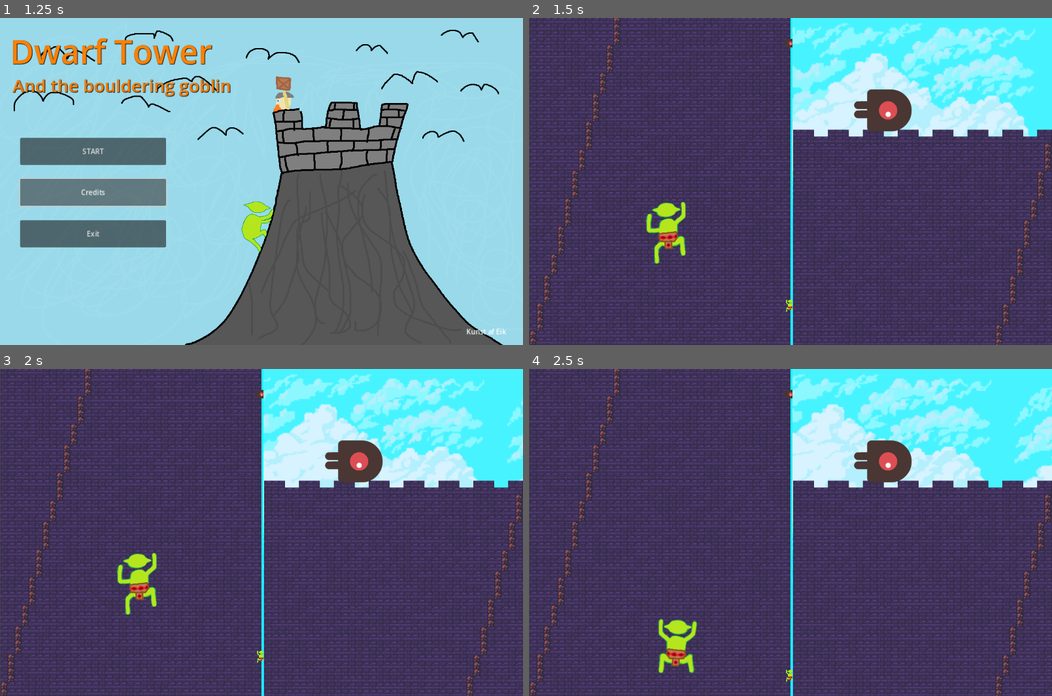
Above: before the commit, frames 1-4 (two rows, left to right).
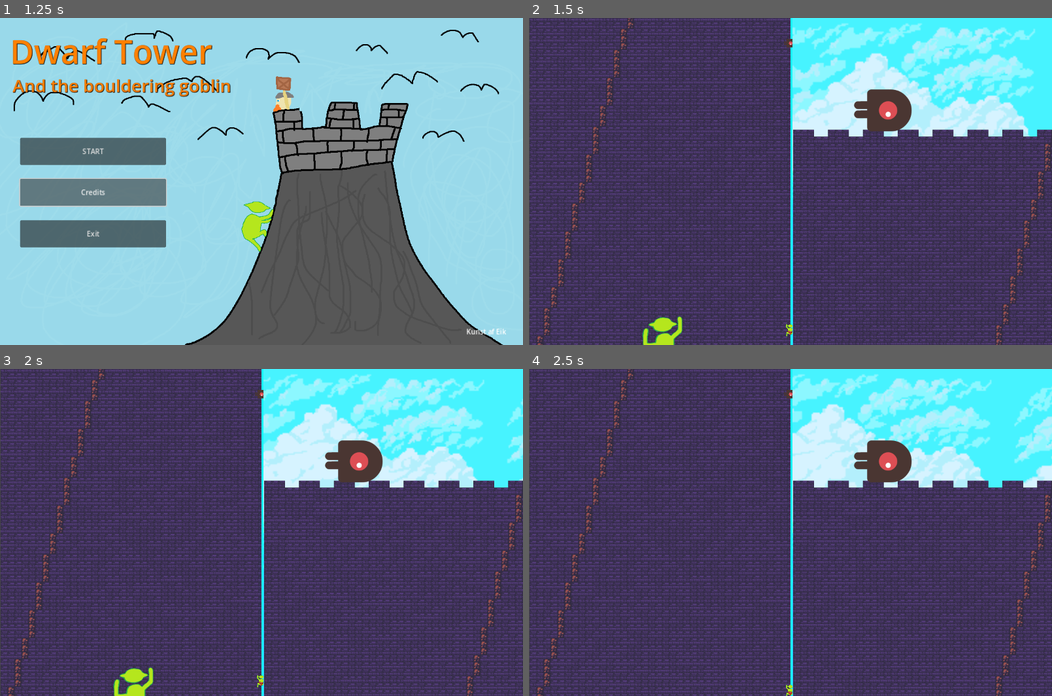
Above: after the commit, the same moments.

Repository: FaNzu/ClimbingGamejam
Game: Godot game, scene res://main_menu.tscn
The game is run twice, just before and just after one commit, with the same random seed, the same clock (stepped at 60 frames per second) and the same inputs. The engine's default icon, where the game draws it, is replaced by a stand-in: a white triangle on a blue panel in a dark square.
Inputs:
- Up to frame 1 (1.25 s): click "Credits" at 0.5 s
- Up to frame 2 (1.5 s): click "START" at 1.25 s
- Up to frame 3 (2 s): no input
- Up to frame 4 (2.5 s): hold Right (climber_move_right) from 2.03 s (still down); tap Space (simulate_fall) at 2.1 s

Frame 1 is identical in both runs. In frame 2, 18% of the frame differs, in the area x 0-51%, y 0-100%; in frame 3, 18%; in frame 4, 18%.

Commit message:
music and sound

Diff:
--- a/Castle.tscn
+++ b/Castle.tscn
@@ -145,7 +145,7 @@
 position = Vector2(1, 0)
 
 [node name="Climber" parent="." instance=ExtResource("2_0rg6s")]
-position = Vector2(314, 2203)
+position = Vector2(306, 2391)
 
 [node name="Defender" parent="." instance=ExtResource("3_kq8yu")]
 position = Vector2(206, 212)
--- a/Game.gd
+++ b/Game.gd
@@ -26,3 +26,5 @@
 		var remote_transform := RemoteTransform2D.new()
 		remote_transform.remote_path = node.camera.get_path()
 		node.player.add_child(remote_transform)
+	if $Music.playing == false:
+		$Music.play()
--- a/MainMenu.gd
+++ b/MainMenu.gd
@@ -8,3 +8,6 @@
 
 func _on_start_button_pressed():
 	get_tree().change_scene_to_file("res://game.tscn")
+
+func _on_credits_button_pressed():
+	pass
--- a/Players/climber.gd
+++ b/Players/climber.gd
@@ -17,6 +17,7 @@
 	fallSpeed = 0
 	fallDeceleration = 0
 	$AnimatedSprite2D.animation = "up"
+	$GoblinSound.play()
 	#uncomment to hide character on start
 	#hide()
 
@@ -70,6 +71,9 @@
 	$CollisionShape2D.disabled = false
 
 func fall(initialSpeed, duration, deceleration):
+	$AudioStreamPlayer.play()
+	if $GoblinSound.playing == true:
+		print_debug("playing in fall")
 	fallSpeed = initialSpeed
 	fallDuration = duration
 	fallDeceleration = deceleration
--- a/Players/climber.tscn
+++ b/Players/climber.tscn
@@ -1,9 +1,11 @@
-[gd_scene load_steps=7 format=3 uid="uid://br3d7nxkytnd7"]
+[gd_scene load_steps=9 format=3 uid="uid://br3d7nxkytnd7"]
 
 [ext_resource type="Script" path="res://Players/climber.gd" id="1_6x0om"]
 [ext_resource type="Texture2D" uid="uid://njpc0hm1uk0u" path="res://Art/Goblin_der_klatre_falder.png" id="2_bafrd"]
+[ext_resource type="AudioStream" uid="uid://bmqivcgxv6urn" path="res://Art/621134_TheFatRat---Unity.mp3" id="2_ju4j4"]
 [ext_resource type="Texture2D" uid="uid://dsfd5t5o2wgqt" path="res://Art/Goblin_der_klatre_hjre.png" id="2_v4vy2"]
 [ext_resource type="Texture2D" uid="uid://dshwdidv5xbk2" path="res://Art/Goblin_der_klatre_venstre.png" id="3_fa5hi"]
+[ext_resource type="AudioStream" uid="uid://cf2hc7tk1vxh6" path="res://Art/270389__littlerobotsoundfactory__goblin_03.wav" id="5_yyi84"]
 
 [sub_resource type="SpriteFrames" id="SpriteFrames_8t14e"]
 animations = [{
@@ -34,6 +36,11 @@
 [node name="Climber" type="Area2D"]
 script = ExtResource("1_6x0om")
 
+[node name="GoblinSound" type="AudioStreamPlayer2D" parent="."]
+stream = ExtResource("2_ju4j4")
+autoplay = true
+max_distance = 3000.0
+
 [node name="AnimatedSprite2D" type="AnimatedSprite2D" parent="."]
 sprite_frames = SubResource("SpriteFrames_8t14e")
 animation = &"fall"
@@ -41,4 +48,7 @@
 [node name="CollisionShape2D" type="CollisionShape2D" parent="."]
 shape = SubResource("CapsuleShape2D_y200f")
 
+[node name="AudioStreamPlayer" type="AudioStreamPlayer" parent="."]
+stream = ExtResource("5_yyi84")
+
 [connection signal="body_entered" from="." to="." method="_on_body_entered"]
--- a/game.tscn
+++ b/game.tscn
@@ -1,9 +1,10 @@
-[gd_scene load_steps=5 format=3 uid="uid://byfydab0bne7v"]
+[gd_scene load_steps=6 format=3 uid="uid://byfydab0bne7v"]
 
 [ext_resource type="Script" path="res://Game.gd" id="1_1wju5"]
 [ext_resource type="Texture2D" uid="uid://njpc0hm1uk0u" path="res://Art/Goblin_der_klatre_falder.png" id="2_emul3"]
 [ext_resource type="PackedScene" uid="uid://hbwq6j3kjyo" path="res://Castle.tscn" id="2_obcaq"]
 [ext_resource type="Texture2D" uid="uid://cdk3awpccaoqm" path="res://Art/enemyWalking_1.png" id="3_tsi7q"]
+[ext_resource type="AudioStream" uid="uid://bmqivcgxv6urn" path="res://Art/621134_TheFatRat---Unity.mp3" id="4_l24x5"]
 
 [node name="Game" type="Node"]
 script = ExtResource("1_1wju5")
@@ -26,9 +27,11 @@
 render_target_update_mode = 4
 
 [node name="Camera2D" type="Camera2D" parent="Row/ClimberViewportContainer/SubViewport"]
+offset = Vector2(0, -275)
+ignore_rotation = false
 limit_left = 0
 limit_right = 600
-limit_bottom = 2464
+limit_bottom = 2664
 
 [node name="ColorRect" type="ColorRect" parent="Row"]
 custom_minimum_size = Vector2(5, 0)
@@ -57,3 +60,7 @@
 
 [node name="Camera2D" type="Camera2D" parent="Row/DefenderViewportContainer/SubViewport"]
 enabled = false
+
+[node name="Music" type="AudioStreamPlayer2D" parent="."]
+stream = ExtResource("4_l24x5")
+volume_db = 1.167
--- a/main_menu.tscn
+++ b/main_menu.tscn
@@ -1,6 +1,7 @@
-[gd_scene load_steps=3 format=3 uid="uid://dnpvspo3ju6nf"]
+[gd_scene load_steps=4 format=3 uid="uid://dnpvspo3ju6nf"]
 
 [ext_resource type="Script" path="res://MainMenu.gd" id="1_mqs1s"]
+[ext_resource type="AudioStream" uid="uid://cf2hc7tk1vxh6" path="res://Art/270389__littlerobotsoundfactory__goblin_03.wav" id="2_2yqme"]
 [ext_resource type="Texture2D" uid="uid://18j85bj5g8nm" path="res://Art/goblin_climber_game_titel_screen.png" id="2_i1gja"]
 
 [node name="MainMenu" type="Node2D"]
@@ -56,6 +57,7 @@
 text = "Kunst af Eik"
 
 [node name="AudioStreamPlayer2D" type="AudioStreamPlayer2D" parent="."]
+stream = ExtResource("2_2yqme")
 
 [node name="Sprite2D" type="Sprite2D" parent="."]
 show_behind_parent = true
@@ -68,4 +70,5 @@
 metadata/_edit_lock_ = true
 
 [connection signal="pressed" from="StartButton" to="." method="_on_start_button_pressed"]
+[connection signal="pressed" from="CreditsButton" to="." method="_on_credits_button_pressed"]
 [connection signal="pressed" from="ExitButton" to="." method="_on_exit_button_pressed"]
Not shown, added: Art/270389__littlerobotsoundfactory__goblin_03.wav.import
Not shown, added: Art/621134_TheFatRat---Unity.mp3.import
Not shown, added: Art/270389__littlerobotsoundfactory__goblin_03.wav
Not shown, added: Art/621134_TheFatRat---Unity.mp3
